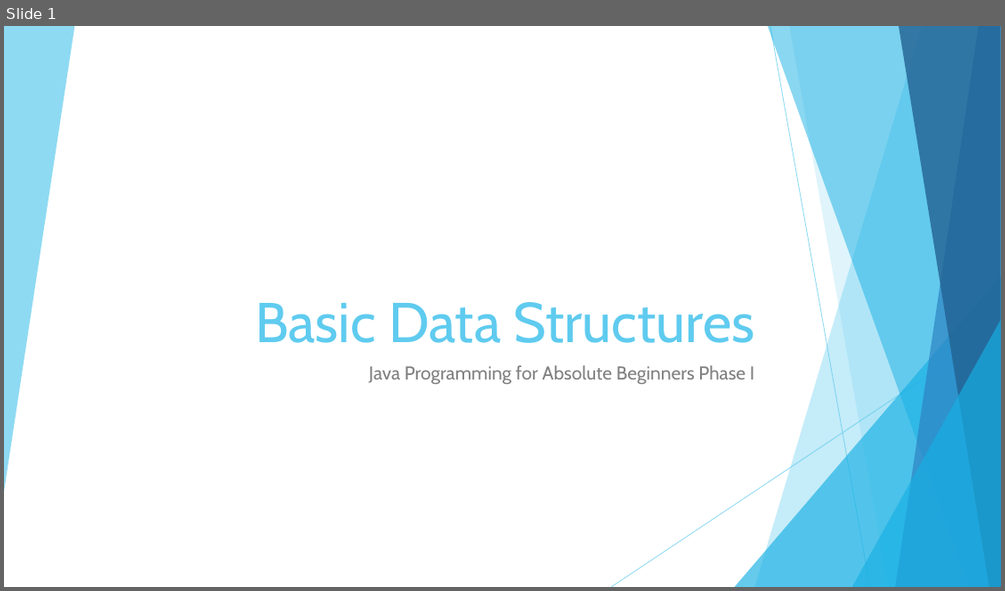
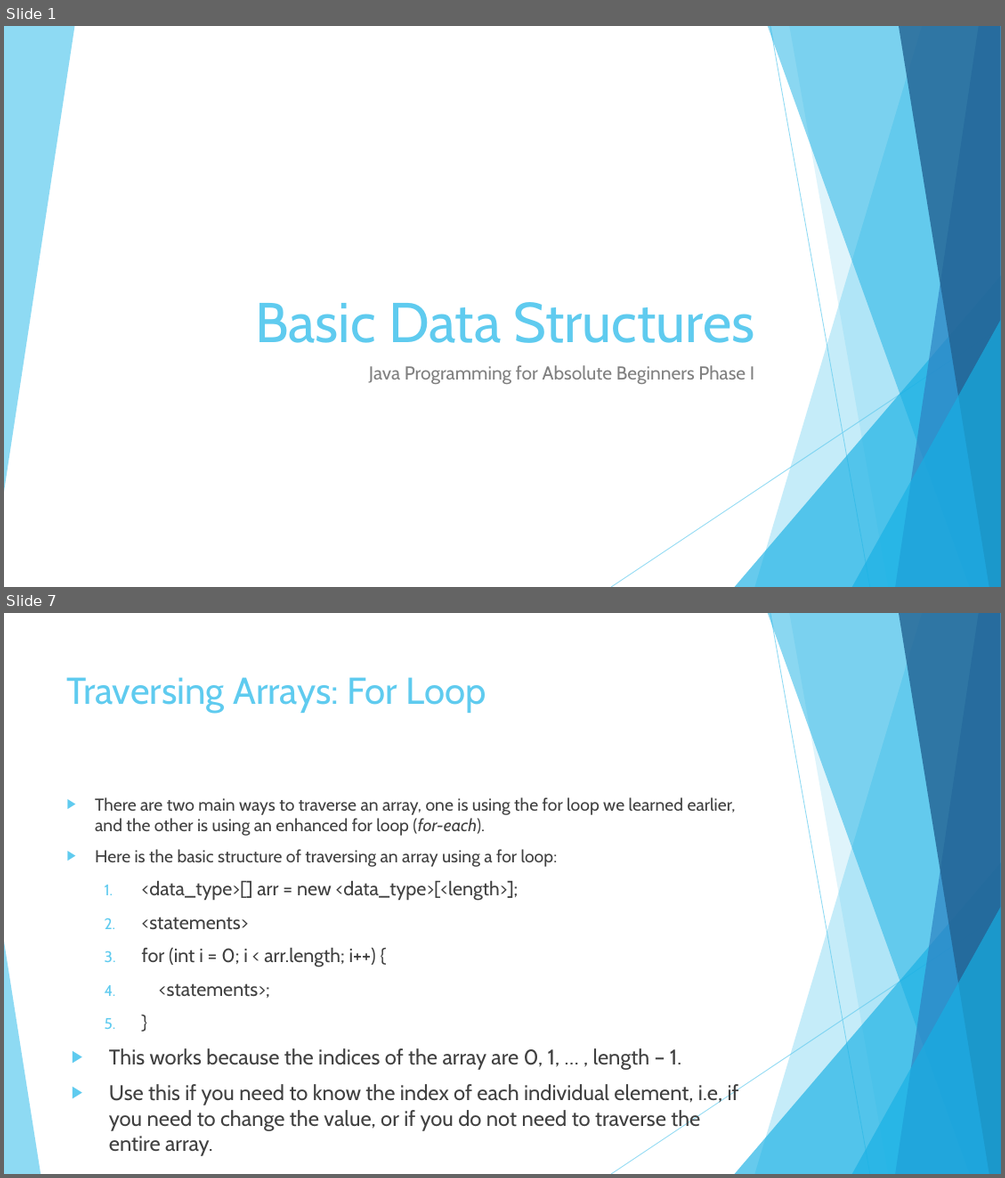
Before and after one commit to JoseRivas1998/Java-Game-Development-For-Absolute-Beginners, a slide deck: Slides/Lesson1.5.pptx. Shown one above the other, each under a label of ours: slide 1 before the commit, slides 1 and 7 after it; the slides between them are not shown. The pictures are 1005x591 and 1005x1178 pixels, drawn with LibreOffice and Linux fonts; fonts in the diff are those of the drawing. Boxes give left, top, right and bottom in pixels: in the first picture for what was removed or moved away, otherwise in the second. Text is boxed around its words. In the diff, an @@ line names an element or a change of style, - is before the commit and + after.

```diff
--- a/Slides/Lesson1.5.pptx
+++ b/Slides/Lesson1.5.pptx
@@ slide 7 added at box(4, 613, 1001, 1174), background #FFFFFF; not listed: 9 template elements that a slide beside it also shows @@
@@ title added at box(67, 677, 486, 713), 36 pt, text #5FCBEF @@
+Traversing Arrays: For Loop
@@ text added at box(95, 797, 739, 1156), 20.4 pt, text #404040 @@
+▶ There are two main ways to traverse an array, one is using the for loop we learned earlier, and the other is using an enhanced for loop (for-each).
+▶ Here is the basic structure of traversing an array using a for loop:
+  1. <data_type>[] arr = new <data_type>[<length>];
+  2. <statements>
+  3. for (int i = 0; i < arr.length; i++) {
+  4. <statements>;
+  5. }
+▶ This works because the indices of the array are 0, 1, … , length – 1.
+▶ Use this if you need to know the index of each individual element, i.e, if you need to change the value, or if you do not need to traverse the entire array.
@@ triangle added at box(4, 941, 40, 1174), fill #5FCBEF at 70% opacity @@
```
Also in this commit, not shown: 9 other slides added, 11 other files.
